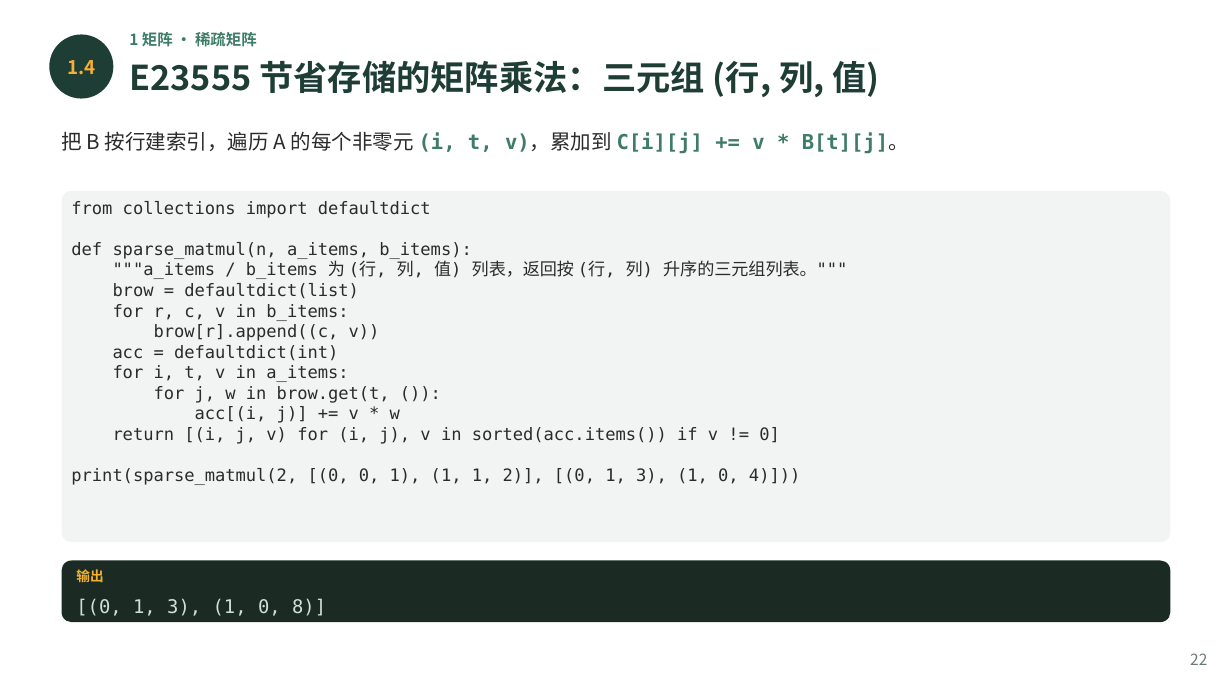
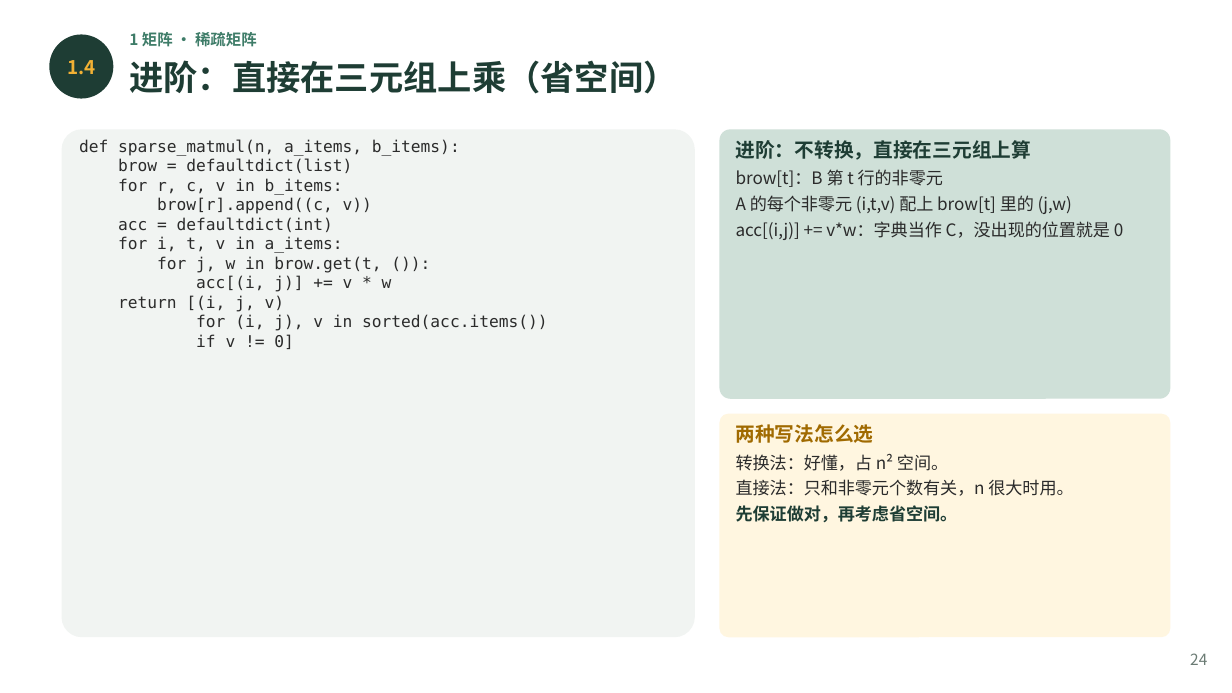
Before and after one commit to GMyhf/2026fall-cs101, a slide deck: slide 24 of courseware/202610_ADS_W06_Matrices_Sorting_Greedy.pptx (slide 22 before the commit). Drawn at 1232x693 pixels with LibreOffice and Linux fonts; fonts in the diff are those of the drawing. Boxes give left, top, right and bottom in pixels: in the first picture for what was removed or moved away, otherwise in the second. Text is boxed around its words. In the diff, an @@ line names an element or a change of style, - is before the commit and + after.

```diff
--- a/courseware/202610_ADS_W06_Matrices_Sorting_Greedy.pptx
+++ b/courseware/202610_ADS_W06_Matrices_Sorting_Greedy.pptx
@@ text at (x1=129, y1=60, x2=677, y2=94): text changed @@
-E23555 节省存储的矩阵乘法：三元组 (行, 列, 值)
+进阶：直接在三元组上乘（省空间）
@@ rounded rectangle resized from (x1=62, y1=191, x2=1170, y2=542) to (x1=62, y1=129, x2=695, y2=637) @@
@@ rounded rectangle at (x1=62, y1=129, x2=695, y2=637): proportions changed @@
@@ text removed at (x1=62, y1=131, x2=909, y2=154) @@
-把 B 按行建索引，遍历 A 的每个非零元 (i, t, v)，累加到 C[i][j] += v * B[t][j]。
@@ text at (x1=79, y1=139, x2=460, y2=292): size 10 to 9.5 pt in "def sparse_matmul(n, a_items, b_items):", "brow = defaultdict(list)", "for r, c, v in b_items:", "brow[r].append((c, v))" and 4 more places @@
@@ text "def sparse_matmul(n, a_items, b_items):" moved from (x1=71, y1=201, x2=847, y2=485) to (x1=79, y1=139, x2=547, y2=349) @@
@@ rounded rectangle added at (x1=719, y1=129, x2=1170, y2=399), fill #CFE0D8 @@
@@ text added at (x1=736, y1=140, x2=1124, y2=240), 10 pt, text #2B2B2B @@
+进阶：不转换，直接在三元组上算
+brow[t]：B 第 t 行的非零元
+A 的每个非零元 (i,t,v) 配上 brow[t] 里的 (j,w)
+acc[(i,j)] += v*w：字典当作 C，没出现的位置就是 0
@@ text at (x1=71, y1=201, x2=431, y2=218): paragraph removed @@
-from collections import defaultdict
@@ text at (x1=113, y1=258, x2=847, y2=279): paragraph removed @@
-"""a_items / b_items 为 (行, 列, 值) 列表，返回按 (行, 列) 升序的三元组列表。"""
@@ text at (x1=118, y1=295, x2=547, y2=349): text changed; size 10 to 9.5 pt @@
-return [(i, j, v) for (i, j), v in sorted(acc.items()) if v != 0]
-print(sparse_matmul(2, [(0, 0, 1), (1, 1, 2)], [(0, 1, 3), (1, 0, 4)]))
+return [(i, j, v)
+for (i, j), v in sorted(acc.items())
+if v != 0]
@@ rounded rectangle added at (x1=719, y1=414, x2=1170, y2=638), fill #FFF6E0 @@
@@ text added at (x1=736, y1=424, x2=1073, y2=522), 10 pt, text #2B2B2B @@
+两种写法怎么选
+转换法：好懂，占 n² 空间。
+直接法：只和非零元个数有关，n 很大时用。
+先保证做对，再考虑省空间。
@@ rounded rectangle removed at (x1=62, y1=561, x2=1170, y2=622) @@
@@ text removed at (x1=76, y1=569, x2=103, y2=582) @@
-输出
@@ text removed at (x1=76, y1=598, x2=326, y2=616) @@
-[(0, 1, 3), (1, 0, 8)]
@@ text at (x1=1190, y1=653, x2=1207, y2=665): text changed @@
-22
+24
```
Also in this commit, not shown: 27 other slides changed, 2 slides added.
